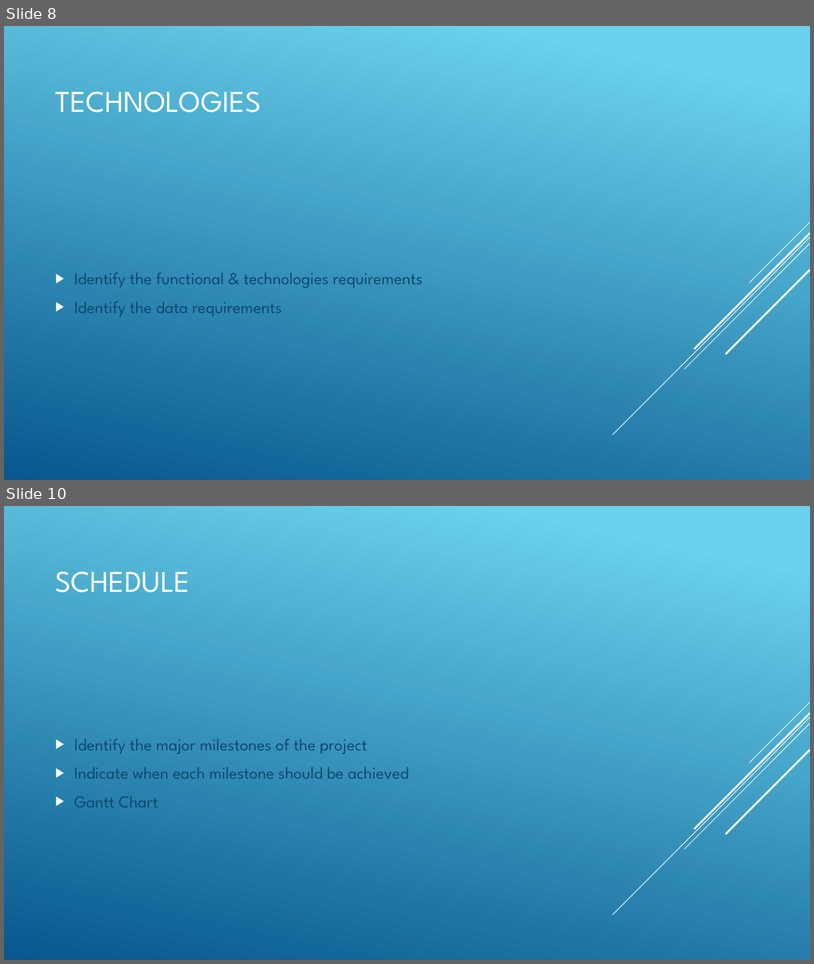
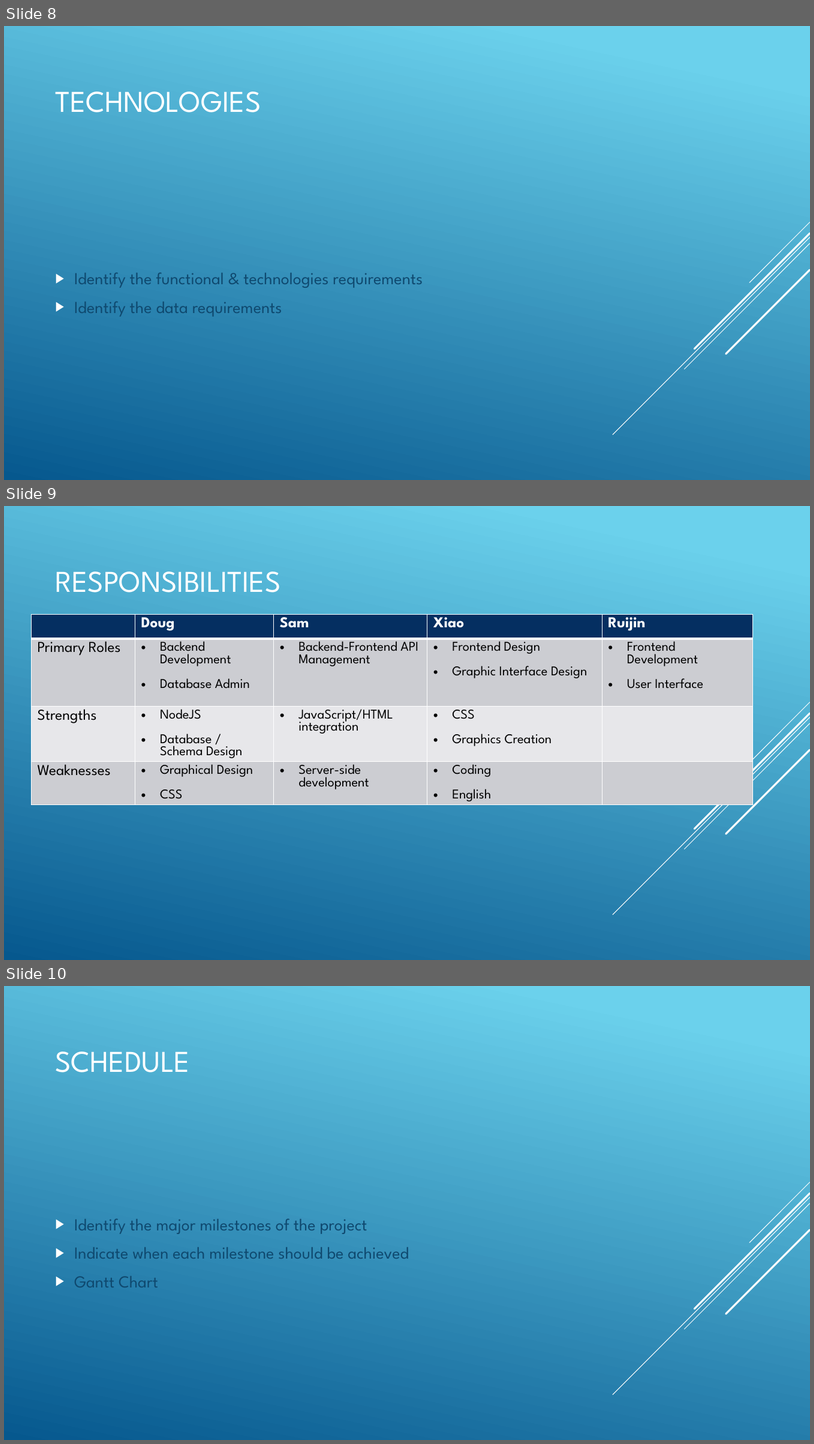
Before and after one commit to DCAL12/Resource-Management, a slide deck: ResourceManagementPresentation.pptx. Shown one above the other, each under a label of ours: slides 8 and 10 before the commit, slides 8, 9 and 10 after it; the slides between them are not shown. The pictures are 814x964 and 814x1444 pixels, drawn with LibreOffice and Linux fonts; fonts in the diff are those of the drawing. Boxes give left, top, right and bottom in pixels: in the first picture for what was removed or moved away, otherwise in the second. Text is boxed around its words. In the diff, an @@ line names an element or a change of style, - is before the commit and + after.

```diff
--- a/ResourceManagementPresentation.pptx
+++ b/ResourceManagementPresentation.pptx
@@ slide 9 added at <box>4,506,810,960</box>, background gradient #6ED2EB to #06588E; not listed: 5 template elements that a slide beside it also shows @@
@@ title added at <box>56,571,281,592</box>, 36 pt, text #FFFFFF @@
+RESPONSIBILITIES
@@ table added at <box>31,614,753,883</box>, 4 rows, 5 columns @@
+ | Doug | Sam | Xiao | Ruijin
+Primary Roles | Backend Development / Database Admin | Backend-Frontend API Management | Frontend Design / Graphic Interface Design | Frontend Development / User Interface
+Strengths | NodeJS / Database / Schema Design | JavaScript/HTML integration | CSS / Graphics Creation | 
+Weaknesses | Graphical Design / CSS | Server-side development | Coding / English | 
```
Also in this commit, not shown: 2 slides changed, 1 slide removed.
